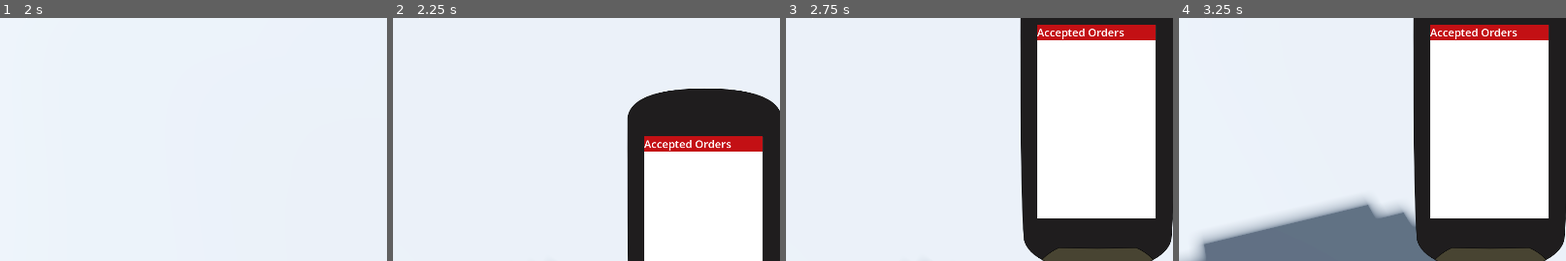
Above: before the commit, frames 1-4 (left to right).
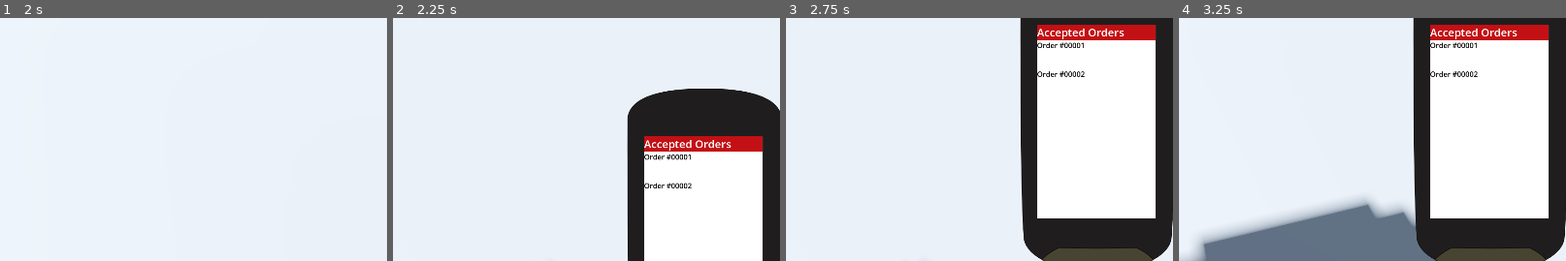
Above: after the commit, the same moments.

Repository: Allus-Interactive/speedy-shopper
Game: Godot game, scene res://game/world/shops/shop.tscn
The game is run twice, just before and just after one commit, with the same random seed, the same clock (stepped at 60 frames per second) and the same inputs.
Inputs (mouse positions are % of the whole screen's width and height, from its top left):
- Up to frame 1 (2 s): tap Enter at 0.5 s; move the mouse to (72, 45) at 0.52 s; hold D (product_rotate_right) 0.53-1.28 s; tap E (interact) at 0.6 s; click (72, 45) at 0.67 s; move the mouse to (45, 50) at 1.27 s; hold W (forwards) from 1.28 s (still down); tap R (replace) at 1.35 s
- Up to frame 2 (2.25 s): keep holding W (forwards); tap Space at 2 s; move the mouse to (52, 48) at 2.02 s; tap T (toggle_scanner) at 2.1 s
- Up to frame 3 (2.75 s): keep holding W (forwards)
- Up to frame 4 (3.25 s): keep holding W (forwards); move the mouse to (49, 52) at 2.77 s; tap E (interact) at 2.85 s; click (49, 52) at 2.92 s
The pictures show only the part of the screen within x 47-96%, y 50-100%; the shares and areas given below are measured in that part.

Frame 1 is identical in both runs. In frame 2, 0.3% of the frame differs, in the area x 64-78%, y 56-71%; in frame 3, 0.3%; in frame 4, 0.3%.

Commit message:
Scanner UI for accepted jobs

Diff:
--- a/godot-project/game/global/order_manager.gd
+++ b/godot-project/game/global/order_manager.gd
@@ -47,7 +47,7 @@
 
 	for item in items:
 		if item.get("product_id") == product_id:
-			var product_name = item.get("product_name")
+			#var product_name = item.get("product_name")
 			var required_qty = item.get("required_quantity")
 			var scanned_qty = item.get("scanned_quantity")
 
--- a/godot-project/game/ui/scanner/accepted_item_label/accepted_item_label.tscn
+++ b/godot-project/game/ui/scanner/accepted_item_label/accepted_item_label.tscn
@@ -4,6 +4,7 @@
 [ext_resource type="Theme" uid="uid://ch0elgt0g6a0j" path="res://assets/themes/scanner.tres" id="2_rxcdk"]
 
 [node name="AcceptedItemLabel" type="ColorRect" unique_id=504880122]
+custom_minimum_size = Vector2(262, 60)
 offset_right = 40.0
 offset_bottom = 40.0
 script = ExtResource("1_qvax5")
@@ -14,9 +15,10 @@
 offset_right = 40.0
 offset_bottom = 23.0
 theme = ExtResource("2_rxcdk")
-text = "2x Skimmed Milk"
+text = "Order #12345"
 
 [node name="QuantityLabel" type="Label" parent="." unique_id=1306817961]
+visible = false
 custom_minimum_size = Vector2(262, 20)
 layout_mode = 0
 offset_top = 30.0
--- a/godot-project/game/ui/scanner/scanner_ui.gd
+++ b/godot-project/game/ui/scanner/scanner_ui.gd
@@ -155,7 +155,7 @@
 		var order_number: int = item.get("order_id")
 
 		# Add label to items list
-		items_list.add_child(row)
+		accepted_items_list.add_child(row)
 		# populate label data
 		row.populate_data(order_number)
 
--- a/godot-project/game/ui/scanner/scanner_ui.tscn
+++ b/godot-project/game/ui/scanner/scanner_ui.tscn
@@ -3,6 +3,7 @@
 [ext_resource type="Theme" uid="uid://ch0elgt0g6a0j" path="res://assets/themes/scanner.tres" id="1_6jepp"]
 [ext_resource type="Script" uid="uid://bqsvxyw8n6xnq" path="res://game/ui/scanner/scanner_ui.gd" id="1_cor6b"]
 [ext_resource type="Texture2D" uid="uid://b78oy0ko31u6l" path="res://assets/ui/scanner/scanner_ui.png" id="2_pq742"]
+[ext_resource type="PackedScene" uid="uid://d3a8u10betvmf" path="res://game/ui/scanner/accepted_item_label/accepted_item_label.tscn" id="4_v4kyo"]
 
 [sub_resource type="StyleBoxFlat" id="StyleBoxFlat_pq742"]
 bg_color = Color(0.7647059, 0.0627451, 0.078431375, 1)
@@ -136,6 +137,9 @@
 [node name="AcceptedItemsList" type="VBoxContainer" parent="ScannerContainer/Screen/AcceptedOrdersView/VBoxContainer/AcceptedOrdersScroll" unique_id=996857292]
 layout_mode = 2
 
+[node name="AcceptedItemLabel" parent="ScannerContainer/Screen/AcceptedOrdersView/VBoxContainer/AcceptedOrdersScroll/AcceptedItemsList" unique_id=504880122 instance=ExtResource("4_v4kyo")]
+layout_mode = 2
+
 [node name="AvailableOrdersView" type="MarginContainer" parent="ScannerContainer/Screen" unique_id=1988843271]
 custom_minimum_size = Vector2(264, 430)
 layout_mode = 0
